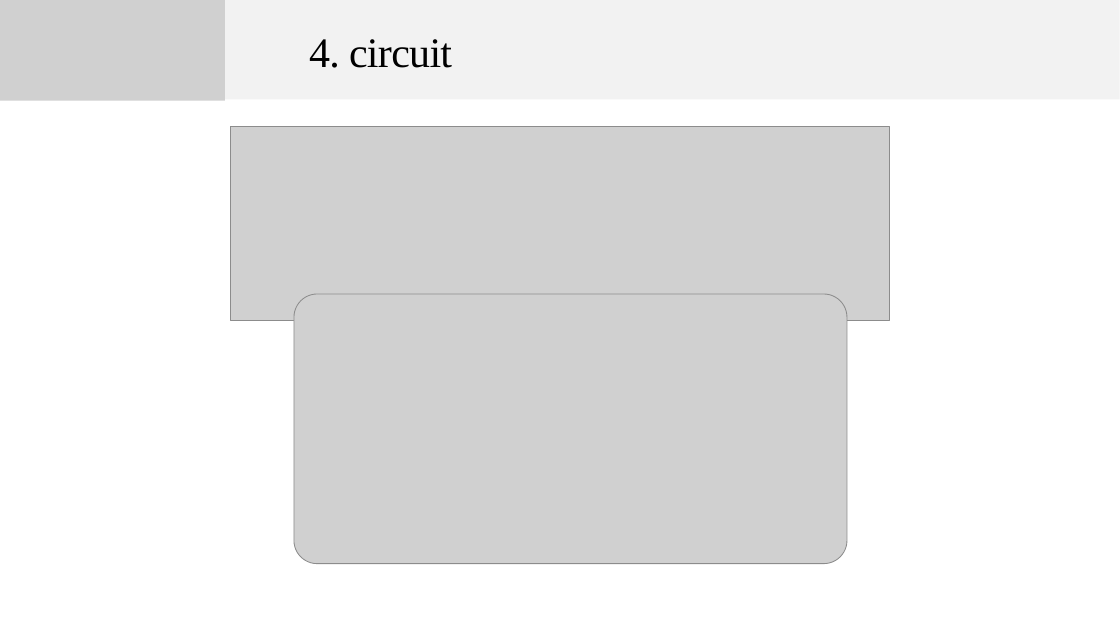
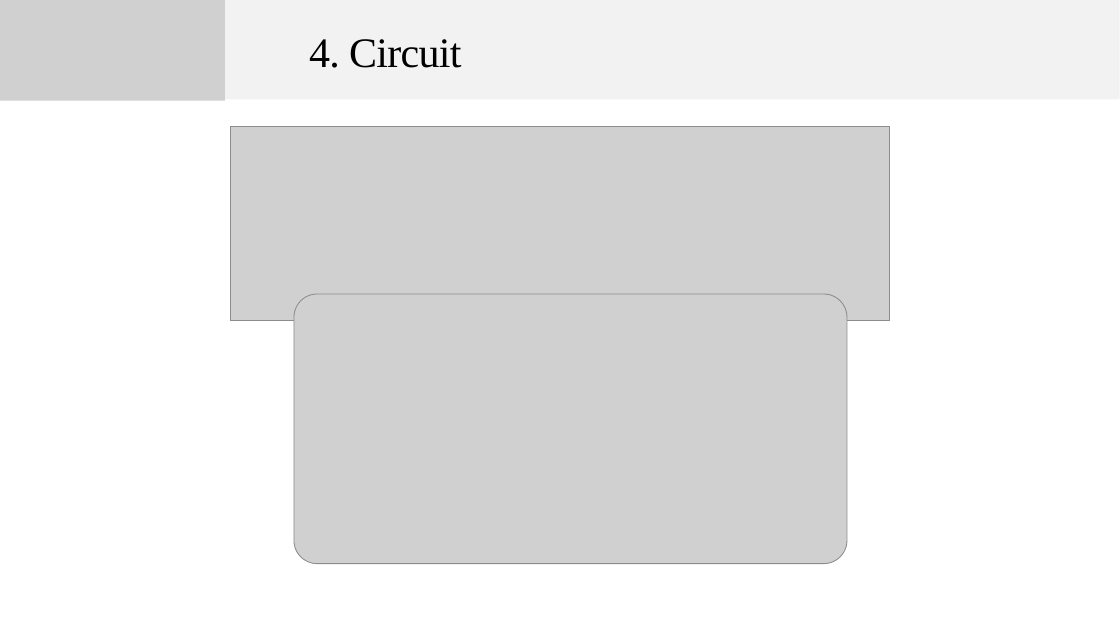
Before and after one commit to GGChe/Bioimplantable_Device, a slide deck: slide 4 of Individual_Contribution/GabrielGaleote/proofOfConcept/proofOfConcept.pptx. Drawn at 1120x630 pixels with LibreOffice and Linux fonts; fonts in the diff are those of the drawing; grey boxes stand for pictures. Boxes give left, top, right and bottom in pixels: in the first picture for what was removed or moved away, otherwise in the second. Text is boxed around its words. In the diff, an @@ line names an element or a change of style, - is before the commit and + after.

```diff
--- a/Individual_Contribution/GabrielGaleote/proofOfConcept/proofOfConcept.pptx
+++ b/Individual_Contribution/GabrielGaleote/proofOfConcept/proofOfConcept.pptx
@@ title at (309, 39, 461, 68): text changed @@
-4. circuit
+4. Circuit
```
Also in this commit, not shown: 2 other slides changed, 1 slide added.
